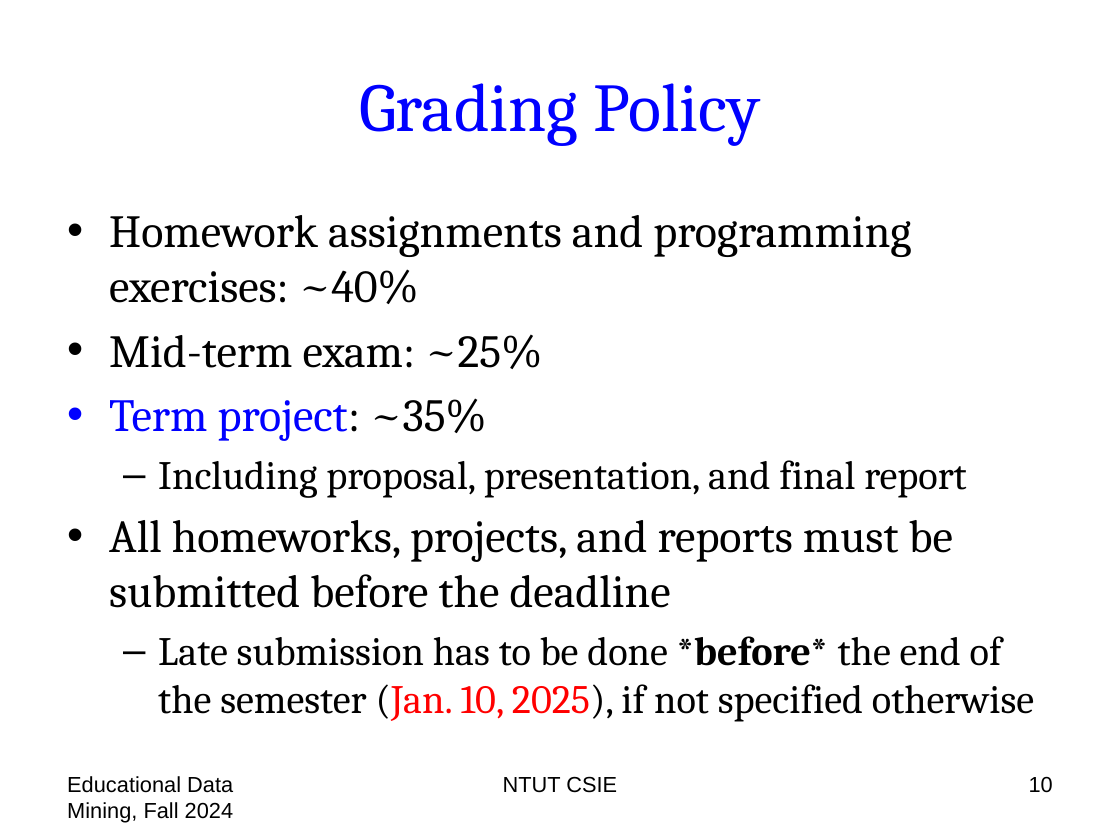
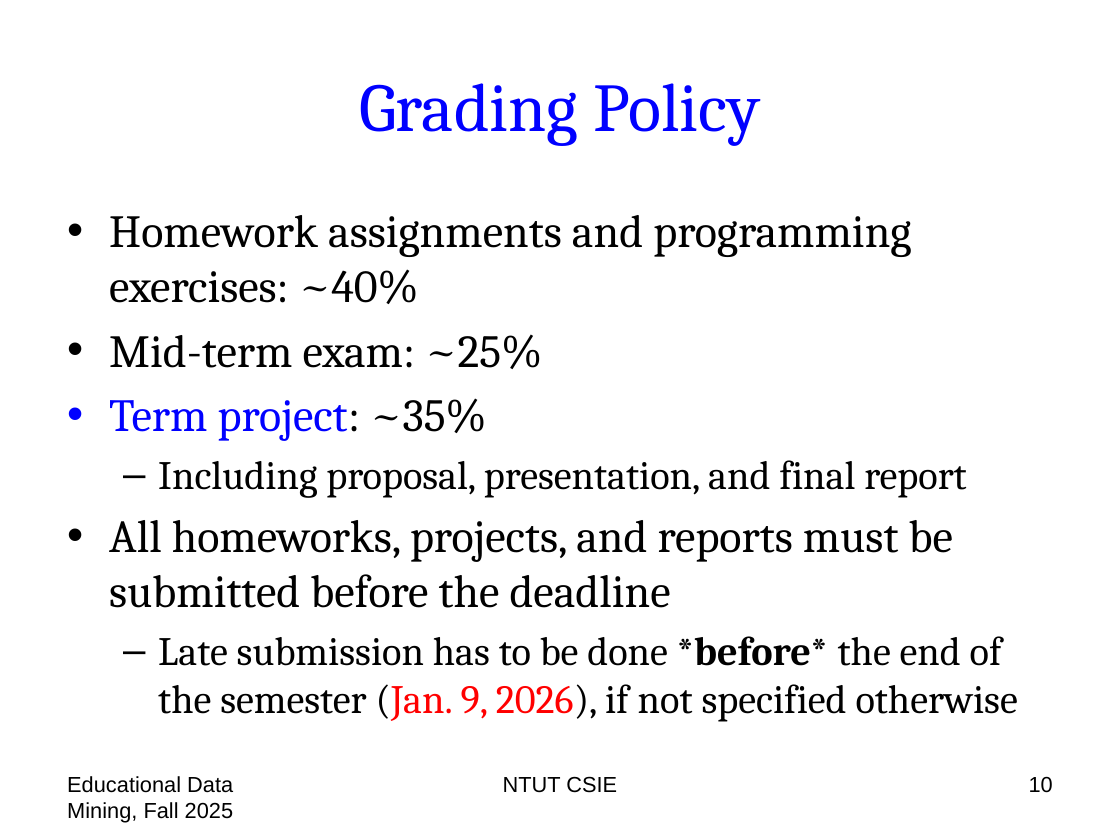
Before and after one commit to chriswjh/chriswjh.github.io, a slide deck: slide 10 of EDM/00-overview.pptx. Drawn at 1120x840 pixels with LibreOffice and Linux fonts; fonts in the diff are those of the drawing. Boxes give left, top, right and bottom in pixels: in the first picture for what was removed or moved away, otherwise in the second. Text is boxed around its words. In the diff, an @@ line names an element or a change of style, - is before the commit and + after.

```diff
--- a/EDM/00-overview.pptx
+++ b/EDM/00-overview.pptx
@@ text at box(158, 636, 1018, 722): text changed @@
-  – Late submission has to be done *before* the end of the semester (Jan. 10, 2025), if not specified otherwise
+  – Late submission has to be done *before* the end of the semester (Jan. 9, 2026), if not specified otherwise
@@ text at box(67, 776, 234, 823): text changed @@
-Educational Data Mining, Fall 2024
+Educational Data Mining, Fall 2025
```
Also in this commit, not shown: 32 other slides changed, 1 other file.
